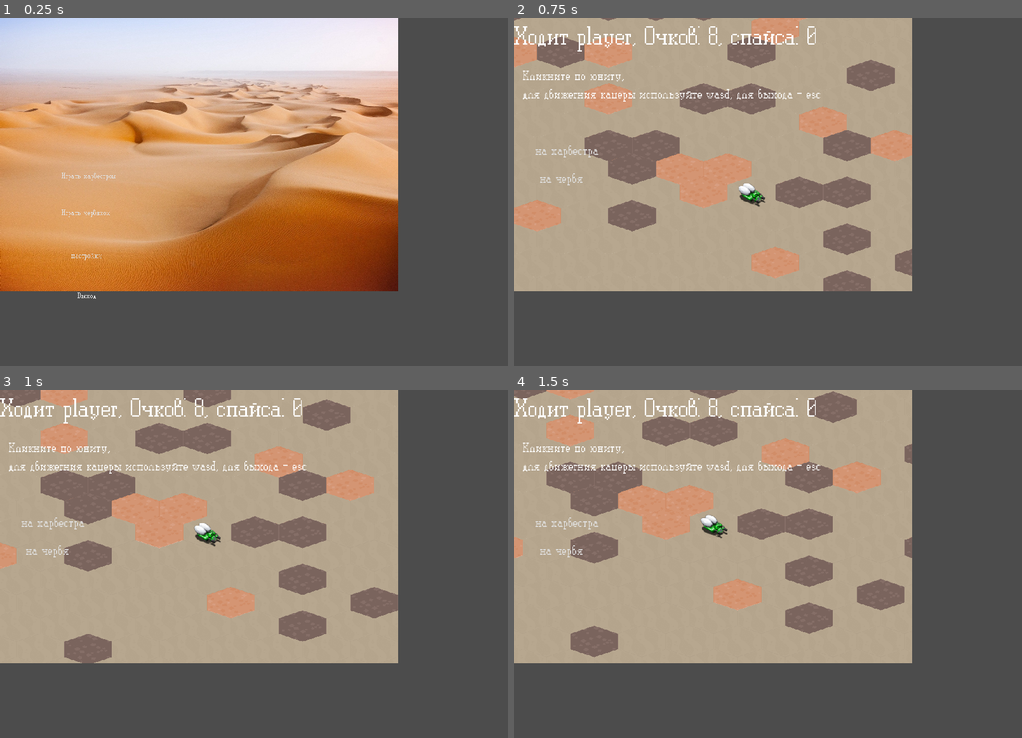
Above: before the commit, frames 1-4 (two rows, left to right).
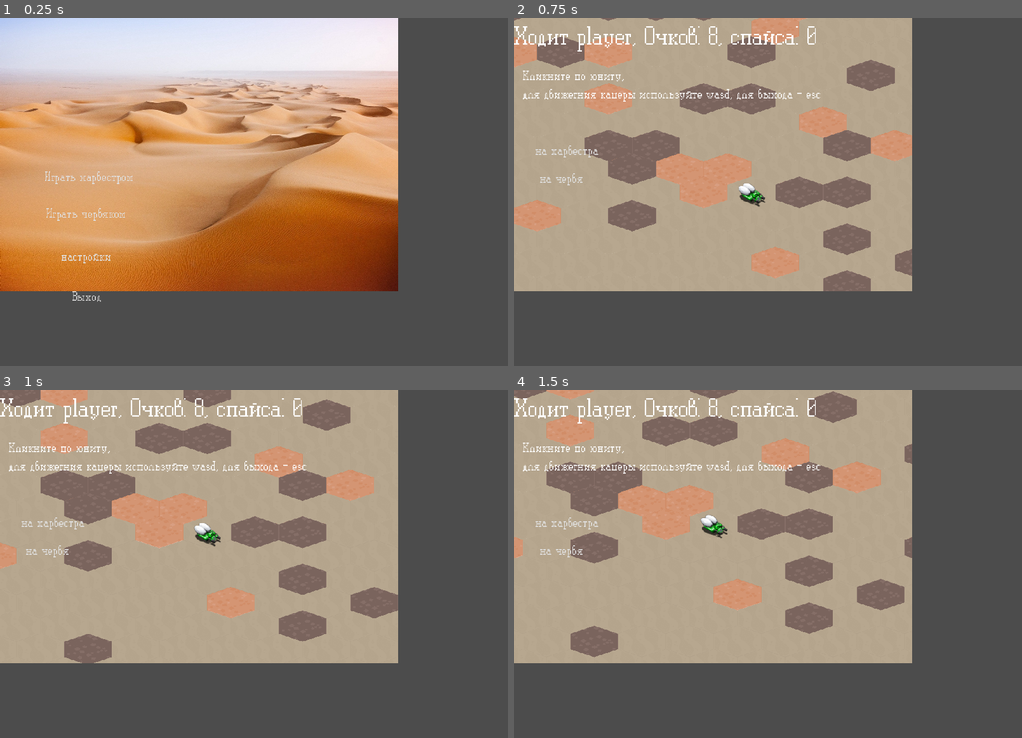
Above: after the commit, the same moments.

Repository: H360ru/araxxes
Game: Godot game, scene res://scenes/game.tscn
The game is run twice, just before and just after one commit, with the same random seed, the same clock (stepped at 60 frames per second) and the same inputs.
Inputs (mouse positions are in pixels of both pictures, inside the frame that each line leads up to):
- Up to frame 1 (0.25 s): no input
- Up to frame 2 (0.75 s): click "Играть харвестром" at 0.5 s
- Up to frame 3 (1 s): no input
- Up to frame 4 (1.5 s): tap Enter at 1.25 s; move the mouse to (879, 546) at 1.27 s; hold Right from 1.28 s (still down); tap V at 1.35 s; click (879, 546) at 1.42 s

The runs differ from the first frame. In frame 1, 0.4% of the frame differs, in the area x 8-27%, y 44-82%; in frame 2, nothing differs; in frame 3, nothing differs; in frame 4, nothing differs.

Commit message:
Новая тема

Diff:
--- a/scenes/menu.tscn
+++ b/scenes/menu.tscn
@@ -1,7 +1,12 @@
-[gd_scene load_steps=3 format=2]
+[gd_scene load_steps=5 format=2]
 
 [ext_resource path="res://textures/bg_menu.jpg" type="Texture" id=1]
+[ext_resource path="res://themes/ornate-theme/pixelplay.ttf" type="DynamicFontData" id=2]
 [ext_resource path="res://themes/ornate-theme/ornate-theme.tres" type="Theme" id=3]
+
+[sub_resource type="DynamicFont" id=1]
+size = 25
+font_data = ExtResource( 2 )
 
 [node name="Node2D" type="Node2D"]
 
@@ -21,6 +26,7 @@
 margin_right = 277.335
 margin_bottom = 339.865
 theme = ExtResource( 3 )
+custom_fonts/font = SubResource( 1 )
 text = "Играть харвестром"
 __meta__ = {
 "_edit_use_anchors_": false
@@ -32,6 +38,7 @@
 margin_right = 271.669
 margin_bottom = 414.243
 theme = ExtResource( 3 )
+custom_fonts/font = SubResource( 1 )
 custom_colors/font_color_disabled = Color( 0, 0, 0, 1 )
 text = "Играть червяком"
 __meta__ = {
@@ -44,6 +51,7 @@
 margin_right = 273.438
 margin_bottom = 500.074
 theme = ExtResource( 3 )
+custom_fonts/font = SubResource( 1 )
 custom_colors/font_color_disabled = Color( 0, 0, 0, 1 )
 text = "настройки"
 __meta__ = {
@@ -56,6 +64,7 @@
 margin_right = 274.498
 margin_bottom = 580.593
 theme = ExtResource( 3 )
+custom_fonts/font = SubResource( 1 )
 custom_colors/font_color_disabled = Color( 0, 0, 0, 1 )
 text = "Выход"
 __meta__ = {
@@ -69,6 +78,7 @@
 margin_right = 706.408
 margin_bottom = 494.306
 theme = ExtResource( 3 )
+custom_fonts/font = SubResource( 1 )
 __meta__ = {
 "_edit_use_anchors_": false
 }
